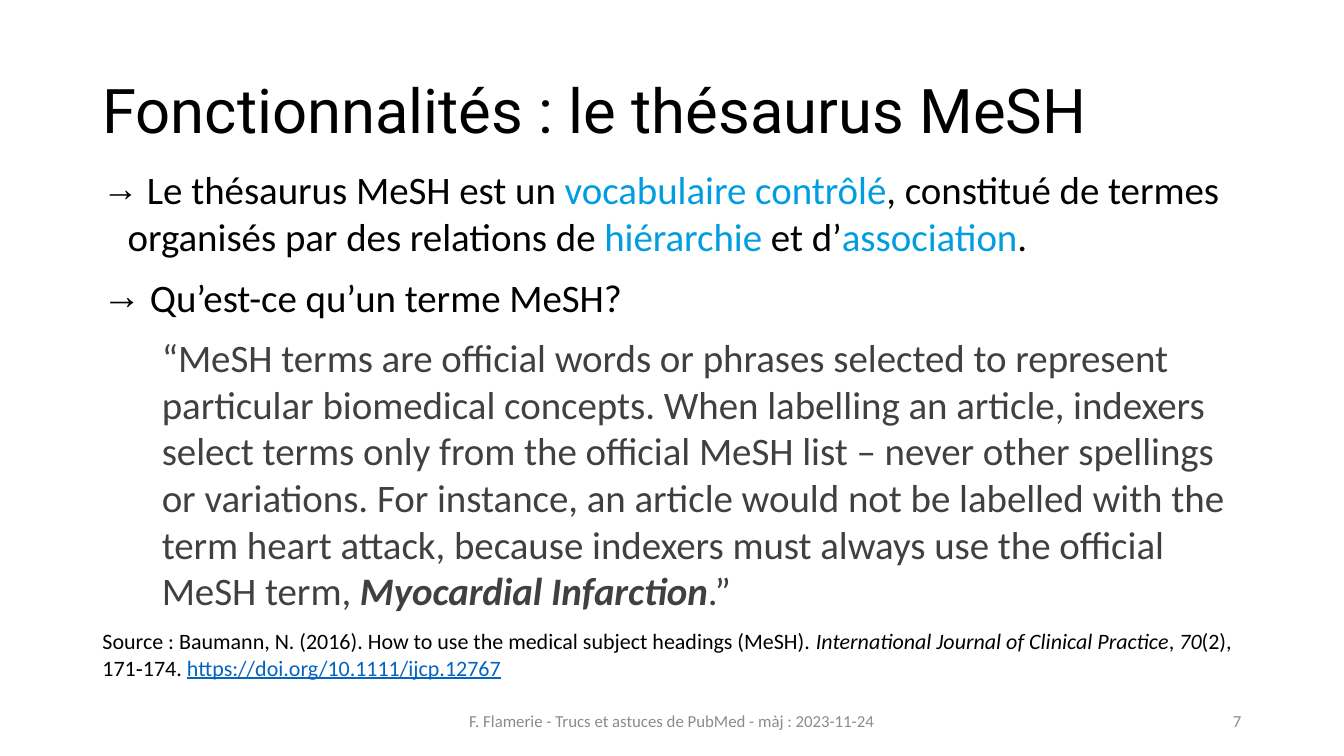
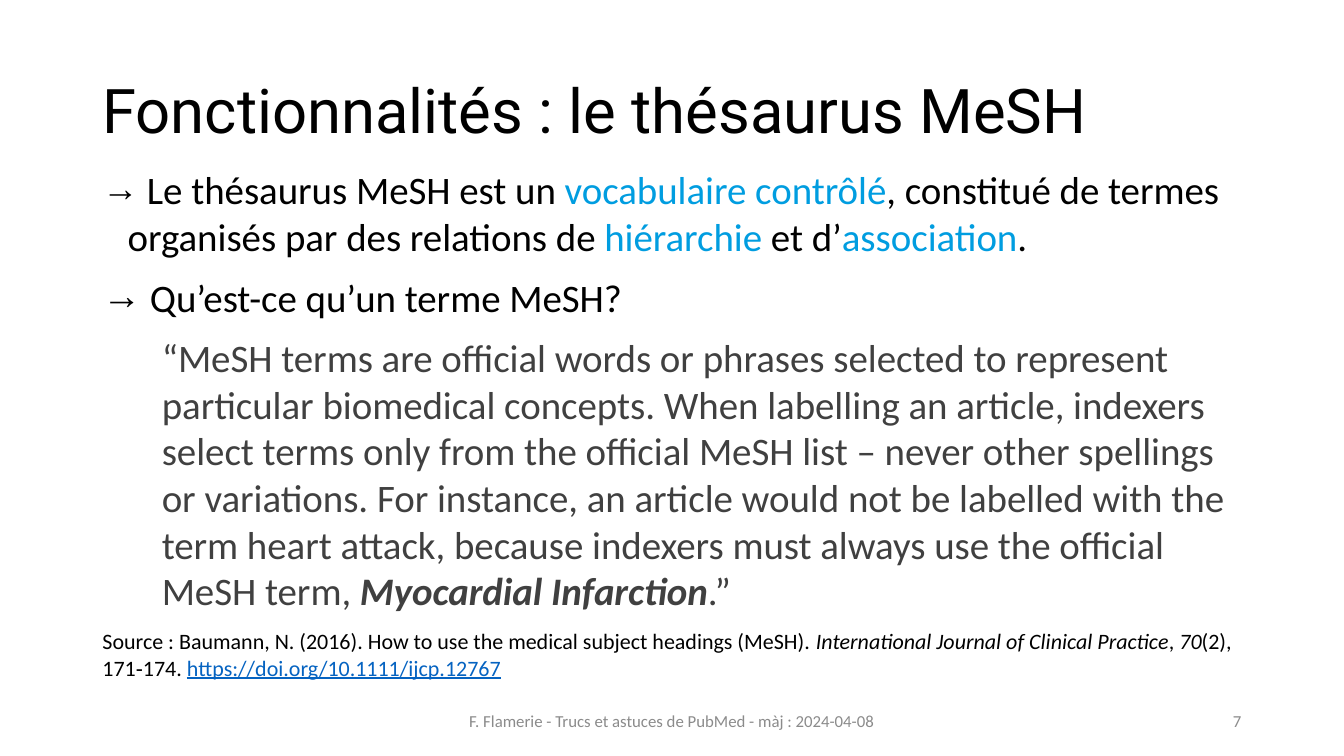
Before and after one commit to fflamerie/formbiblio, a slide deck: slide 7 of docs/module1-2_pubmed.pptx. Drawn at 1344x756 pixels with LibreOffice and Linux fonts; fonts in the diff are those of the drawing. Boxes give left, top, right and bottom in pixels: in the first picture for what was removed or moved away, otherwise in the second. Text is boxed around its words. In the diff, an @@ line names an element or a change of style, - is before the commit and + after.

```diff
--- a/docs/module1-2_pubmed.pptx
+++ b/docs/module1-2_pubmed.pptx
@@ text at (469, 715, 874, 730): text changed @@
-F. Flamerie - Trucs et astuces de PubMed - màj : 2023-11-24
+F. Flamerie - Trucs et astuces de PubMed - màj : 2024-04-08
```
Also in this commit, not shown: 35 other slides changed, 2 slides removed, 1 other file.
